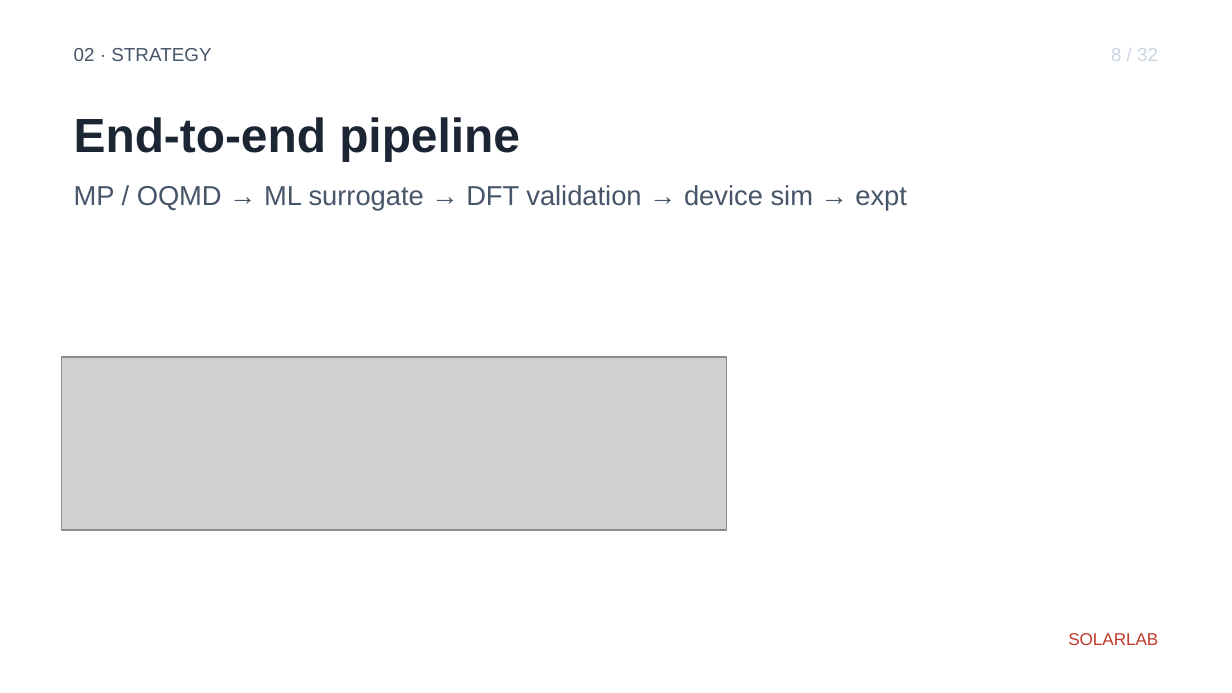
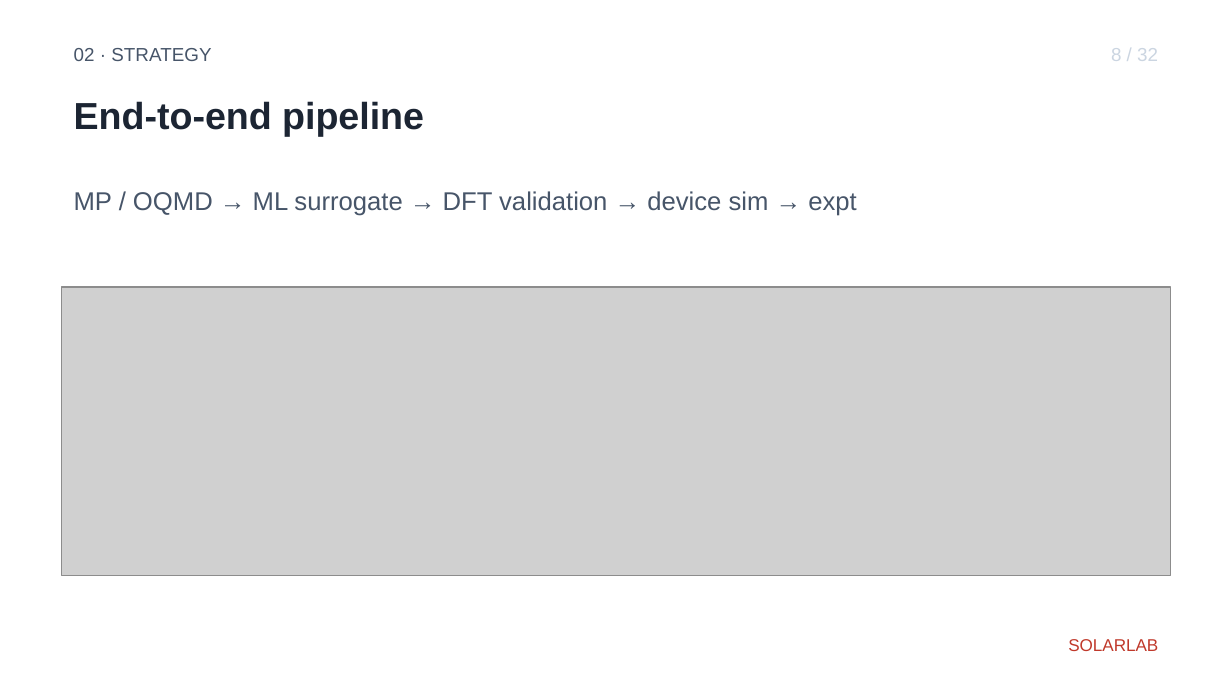
Before and after one commit to ShaneLogic/SolarLab, a slide deck: slide 10 of presentations/jmi-2026/output/jmi-2026.pptx. Drawn at 1232x693 pixels with LibreOffice and Linux fonts; fonts in the diff are those of the drawing; grey boxes stand for pictures. Boxes give left, top, right and bottom in pixels: in the first picture for what was removed or moved away, otherwise in the second. Text is boxed around its words. In the diff, an @@ line names an element or a change of style, - is before the commit and + after.

Commit message:
fix(jmi-ppt): repair layout-band overlaps and unused right column on figure-only slides
User flagged layout overlap on review of all 38 slides. Two issues
identified by inspection:

1. Body region (2.00–5.20 in) overlapped the footer (5.05–5.35 in)
   by 0.15 in, so the last bullet line or picture bottom edge could
   intrude into the brand-mark band.

2. Title region (height 0.60 in at 28 pt bold) was insufficient
   for long content titles such as "Efficiency–stability design
   space for thin-film photovoltaics", causing wrap into the
   subtitle band.

Layout-band budget redrawn (16:9, 10 × 5.625 in):

  band      old top   old hgt   new top   new hgt
  header    0.30      0.30      0.30      0.30
  title     0.80      0.60      0.70      0.70
  subtitle  1.40      0.40      1.45      0.45
  body      2.00      3.20      2.00      3.00
  footer    5.05      0.30      5.10      0.30

Body now ends at 5.00 in, footer starts at 5.10 in — non-overlapping.
Title increased to 0.70 in to accommodate two-line wrap, with a new
fonts.CONTENT_TITLE = 22 pt bold (cover keeps the 28 pt TITLE).

fonts.SUBTITLE reduced 16 → 15 pt and fonts.BODY reduced 14 → 13 pt
to give the denser bullet copy more vertical breathing room within
the 3.0 in body band.

Figure-only slides (s6 talk outline, s8 pipeline, s27 SCAPS table)
now use the full 9-in body width when no bullets are present,
recovering the previously-unused right column.

test_build_deck switched to a data-driven slide-count assertion
(reads len(spec["slides"]) from copy.yaml) so adding new slides
no longer requires hand-updating the test.

Audit: 38 slides, 164 sub + 56 sup runs, no _/^ leaks.
Tests: 13 passed.

Constraint: per-slide visual layout reviewed by inspection; user
will iterate on any per-slide tweaks remaining
Confidence: high
Scope-risk: narrow — no theme palette / color / typography
substitution; only band geometry and one new font role
Not-tested: visual rendering of the figure-only-full-width path
in PowerPoint on Windows; verified locally on macOS via build

```diff
--- a/presentations/jmi-2026/output/jmi-2026.pptx
+++ b/presentations/jmi-2026/output/jmi-2026.pptx
@@ text "End-to-end pipeline": place and size @@
-text "End-to-end pipeline" at box(74, 117, 520, 161)
+text "End-to-end pipeline" at box(74, 101, 424, 137)
@@ text "End-to-end pipeline" at box(74, 101, 424, 137): size 28 to 22 pt @@
@@ text "MP / OQMD → ML ..." at box(74, 191, 856, 216): size 16 to 15 pt @@
@@ picture: place and size @@
-picture at box(62, 357, 727, 530)
+picture at box(62, 287, 1170, 575)
@@ text "SOLARLAB": place and size @@
-text "SOLARLAB" at box(1068, 633, 1158, 645)
+text "SOLARLAB" at box(1068, 639, 1158, 651)
```
Also in this commit, not shown: 31 other slides changed, 3 other files.
